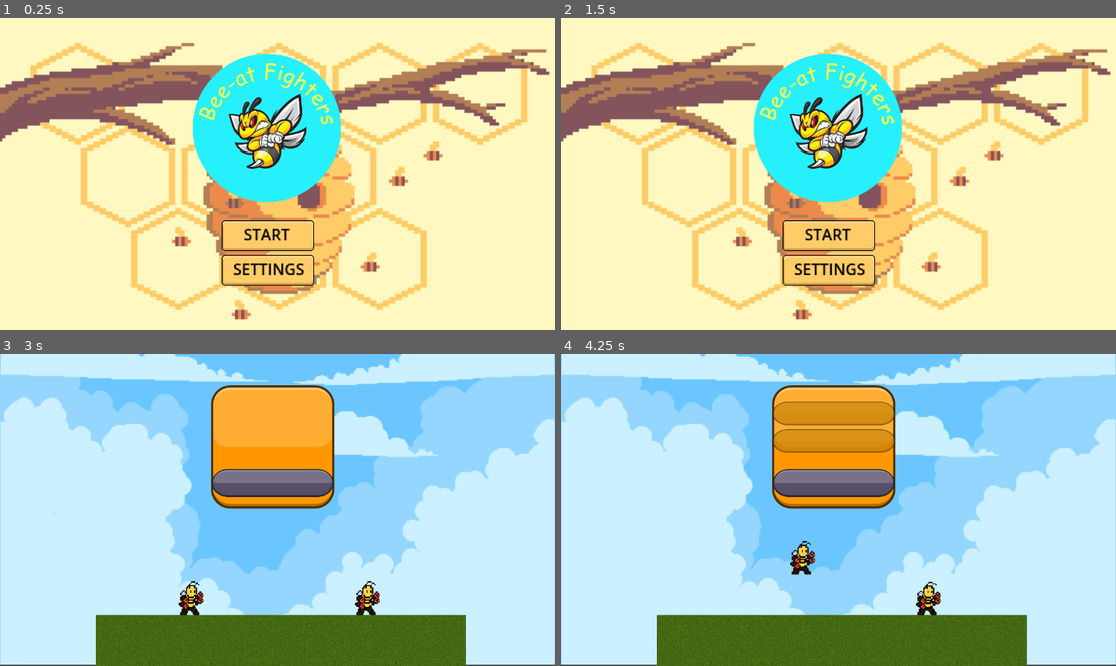
Above: before the commit, frames 1-4 (two rows, left to right).
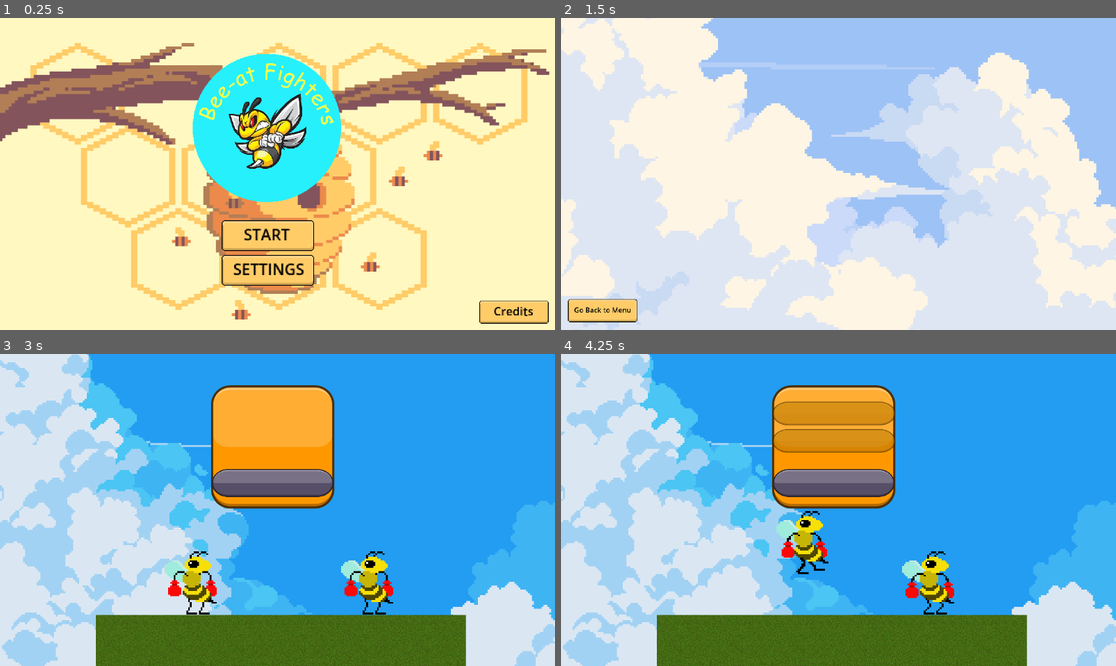
Above: after the commit, the same moments.

Repository: fossesv17/rhythm-fight-game
Game: Godot game, scene res://scenes/start_menu.tscn
Two runs of this game, one before a commit and one after it. Both use one fixed random seed, a clock stepped at 60 frames per second and the inputs below. Sound files missing from this copy of the repository are replaced by a short silence.
Inputs (mouse positions are in pixels of both pictures, inside the frame that each line leads up to):
- Up to frame 1 (0.25 s): no input
- Up to frame 2 (1.5 s): click "SETTINGS" at 0.5 s; click (1077, 311) at 1.25 s, where only the run after the commit has a clickable "Credits"
- Up to frame 3 (3 s): click (38, 647) at 2 s, where only the run after the commit has a clickable "Go Back to Menu"; click "START" at 2.75 s
- Up to frame 4 (4.25 s): hold Right (p1_right) from 3.53 s (still down); tap S (p2_down) at 3.6 s; tap Space (p1_jump) at 3.77 s

The runs differ from the first frame. In frame 1, 2.1% of the frame differs, in the area x 0-99%, y 7-98%; in frame 2, 100%, in the area x 0-100%, y 0-100%; in frame 3, 64%; in frame 4, 63%.

Commit message:
cambio diseño y agrega credito

Diff:
--- a/project.godot
+++ b/project.godot
@@ -12,7 +12,7 @@
 
 config/name="R&F"
 run/main_scene="res://scenes/start_menu.tscn"
-config/features=PackedStringArray("4.1", "GL Compatibility")
+config/features=PackedStringArray("4.2", "GL Compatibility")
 config/icon="res://assets/icon.svg"
 
 [input]
@@ -96,4 +96,5 @@
 
 [rendering]
 
+textures/canvas_textures/default_texture_filter=0
 renderer/rendering_method="gl_compatibility"
--- a/scenes/background.tscn
+++ b/scenes/background.tscn
@@ -1,14 +1,30 @@
-[gd_scene load_steps=3 format=3 uid="uid://dow5n5papbw3f"]
+[gd_scene load_steps=5 format=3 uid="uid://dow5n5papbw3f"]
 
-[ext_resource type="Texture2D" uid="uid://djycned6dqx1" path="res://sprites/enviroment/Background_2.png" id="1_pg88y"]
-[ext_resource type="Texture2D" uid="uid://h76c85jgwyca" path="res://sprites/enviroment/Background_1.png" id="2_oxlc2"]
+[ext_resource type="Texture2D" uid="uid://dqhbmcfmnplc1" path="res://sprites/enviroment/Clouds/Clouds 1/1.png" id="1_qlo32"]
+[ext_resource type="Texture2D" uid="uid://iglpvc5kw8wu" path="res://sprites/enviroment/Clouds/Clouds 1/2.png" id="2_83frk"]
+[ext_resource type="Texture2D" uid="uid://lat20c5cftob" path="res://sprites/enviroment/Clouds/Clouds 1/3.png" id="3_v4080"]
+[ext_resource type="Texture2D" uid="uid://hiirhkbn8cs0" path="res://sprites/enviroment/Clouds/Clouds 1/4.png" id="4_lwnge"]
 
 [node name="Background" type="Node2D"]
+position = Vector2(585, -244)
+scale = Vector2(2, 2)
 
-[node name="Background1" type="Sprite2D" parent="."]
-scale = Vector2(2.32258, 2.37132)
-texture = ExtResource("1_pg88y")
+[node name="1" type="Sprite2D" parent="."]
+position = Vector2(-273.5, 223.5)
+scale = Vector2(2, 2)
+texture = ExtResource("1_qlo32")
 
-[node name="Background2" type="Sprite2D" parent="."]
-scale = Vector2(2.31855, 2.37132)
-texture = ExtResource("2_oxlc2")
+[node name="2" type="Sprite2D" parent="."]
+position = Vector2(-273.5, 223.5)
+scale = Vector2(2, 2)
+texture = ExtResource("2_83frk")
+
+[node name="3" type="Sprite2D" parent="."]
+position = Vector2(-273.5, 223.5)
+scale = Vector2(2, 2)
+texture = ExtResource("3_v4080")
+
+[node name="4" type="Sprite2D" parent="."]
+position = Vector2(-273.5, 223.5)
+scale = Vector2(2, 2)
+texture = ExtResource("4_lwnge")
--- a/scenes/bee.tscn
+++ b/scenes/bee.tscn
@@ -1,11 +1,11 @@
 [gd_scene load_steps=9 format=3 uid="uid://pwoqkhv1hq5i"]
 
 [ext_resource type="Script" path="res://scripts/bee.gd" id="1_rya5u"]
-[ext_resource type="Texture2D" uid="uid://c2c8la8kjl86n" path="res://sprites/bee/bee-walk.png" id="2_h52d4"]
-[ext_resource type="Texture2D" uid="uid://ldu2l1njhyon" path="res://sprites/bee/bee_idle.png" id="3_78fnn"]
+[ext_resource type="Texture2D" uid="uid://8and6w4hkcg2" path="res://sprites/bee/Abeja_idle_1.png" id="2_y3qia"]
+[ext_resource type="Texture2D" uid="uid://difragvuj7jpq" path="res://sprites/bee/Abeja_caminar.png" id="3_6e6qt"]
 
 [sub_resource type="RectangleShape2D" id="RectangleShape2D_gbel3"]
-size = Vector2(40, 63)
+size = Vector2(111, 137.5)
 
 [sub_resource type="Animation" id="Animation_vv0eo"]
 length = 0.45
@@ -13,85 +13,97 @@
 tracks/0/type = "value"
 tracks/0/imported = false
 tracks/0/enabled = true
-tracks/0/path = NodePath("BeeSprite:frame")
+tracks/0/path = NodePath("BeeSprite2:hframes")
 tracks/0/interp = 1
 tracks/0/loop_wrap = true
 tracks/0/keys = {
-"times": PackedFloat32Array(0, 0.03, 0.06, 0.09, 0.12, 0.15, 0.18, 0.21, 0.24, 0.27, 0.3, 0.33, 0.36, 0.39, 0.42),
-"transitions": PackedFloat32Array(1, 1, 1, 1, 1, 1, 1, 1, 1, 1, 1, 1, 1, 1, 1),
-"update": 1,
-"values": [0, 1, 2, 3, 4, 5, 6, 7, 8, 9, 10, 11, 12, 13, 14]
+"times": PackedFloat32Array(0),
+"transitions": PackedFloat32Array(1),
+"update": 1,
+"values": [10]
 }
 tracks/1/type = "value"
 tracks/1/imported = false
 tracks/1/enabled = true
-tracks/1/path = NodePath("BeeSprite:texture")
+tracks/1/path = NodePath("BeeSprite2:vframes")
 tracks/1/interp = 1
 tracks/1/loop_wrap = true
 tracks/1/keys = {
 "times": PackedFloat32Array(0),
 "transitions": PackedFloat32Array(1),
 "update": 1,
-"values": [ExtResource("2_h52d4")]
+"values": [1]
 }
 tracks/2/type = "value"
 tracks/2/imported = false
 tracks/2/enabled = true
-tracks/2/path = NodePath("BeeSprite:hframes")
+tracks/2/path = NodePath("BeeSprite2:texture")
 tracks/2/interp = 1
 tracks/2/loop_wrap = true
 tracks/2/keys = {
 "times": PackedFloat32Array(0),
 "transitions": PackedFloat32Array(1),
 "update": 1,
-"values": [15]
+"values": [ExtResource("2_y3qia")]
 }
 tracks/3/type = "value"
 tracks/3/imported = false
 tracks/3/enabled = true
-tracks/3/path = NodePath("BeeSprite:vframes")
+tracks/3/path = NodePath("BeeSprite2:frame_coords")
 tracks/3/interp = 1
 tracks/3/loop_wrap = true
 tracks/3/keys = {
 "times": PackedFloat32Array(0),
 "transitions": PackedFloat32Array(1),
 "update": 1,
-"values": [1]
+"values": [Vector2i(0, 0)]
+}
+tracks/4/type = "value"
+tracks/4/imported = false
+tracks/4/enabled = true
+tracks/4/path = NodePath("BeeSprite2:frame")
+tracks/4/interp = 1
+tracks/4/loop_wrap = true
+tracks/4/keys = {
+"times": PackedFloat32Array(0),
+"transitions": PackedFloat32Array(1),
+"update": 1,
+"values": [0]
 }
 
 [sub_resource type="Animation" id="Animation_fgwcr"]
 resource_name = "idle"
-length = 0.5
+length = 2.0
 loop_mode = 1
-step = 0.25
+step = 0.2
 tracks/0/type = "value"
 tracks/0/imported = false
 tracks/0/enabled = true
-tracks/0/path = NodePath("BeeSprite:texture")
+tracks/0/path = NodePath("BeeSprite2:texture")
 tracks/0/interp = 1
 tracks/0/loop_wrap = true
 tracks/0/keys = {
 "times": PackedFloat32Array(0),
 "transitions": PackedFloat32Array(1),
 "update": 1,
-"values": [ExtResource("3_78fnn")]
+"values": [ExtResource("2_y3qia")]
 }
 tracks/1/type = "value"
 tracks/1/imported = false
 tracks/1/enabled = true
-tracks/1/path = NodePath("BeeSprite:hframes")
+tracks/1/path = NodePath("BeeSprite2:hframes")
 tracks/1/interp = 1
 tracks/1/loop_wrap = true
 tracks/1/keys = {
 "times": PackedFloat32Array(0),
 "transitions": PackedFloat32Array(1),
 "update": 1,
-"values": [2]
+"values": [10]
 }
 tracks/2/type = "value"
 tracks/2/imported = false
 tracks/2/enabled = true
-tracks/2/path = NodePath("BeeSprite:vframes")
+tracks/2/path = NodePath("BeeSprite2:vframes")
 tracks/2/interp = 1
 tracks/2/loop_wrap = true
 tracks/2/keys = {
@@ -103,67 +115,67 @@
 tracks/3/type = "value"
 tracks/3/imported = false
 tracks/3/enabled = true
-tracks/3/path = NodePath("BeeSprite:frame")
+tracks/3/path = NodePath("BeeSprite2:frame_coords")
 tracks/3/interp = 1
 tracks/3/loop_wrap = true
 tracks/3/keys = {
-"times": PackedFloat32Array(0, 0.25),
-"transitions": PackedFloat32Array(1, 1),
-"update": 1,
-"values": [0, 1]
+"times": PackedFloat32Array(0, 0.2, 0.4, 0.6, 0.8, 1, 1.2, 1.4, 1.6, 1.8),
+"transitions": PackedFloat32Array(1, 1, 1, 1, 1, 1, 1, 1, 1, 1),
+"update": 1,
+"values": [Vector2i(0, 0), Vector2i(1, 0), Vector2i(2, 0), Vector2i(3, 0), Vector2i(4, 0), Vector2i(5, 0), Vector2i(6, 0), Vector2i(7, 0), Vector2i(8, 0), Vector2i(9, 0)]
 }
 
 [sub_resource type="Animation" id="Animation_32j8p"]
 resource_name = "walk"
-length = 0.45
-step = 0.03
+length = 1.2
+step = 0.2
 tracks/0/type = "value"
 tracks/0/imported = false
 tracks/0/enabled = true
-tracks/0/path = NodePath("BeeSprite:frame")
+tracks/0/path = NodePath("BeeSprite2:texture")
 tracks/0/interp = 1
 tracks/0/loop_wrap = true
 tracks/0/keys = {
-"times": PackedFloat32Array(0, 0.03, 0.06, 0.09, 0.12, 0.15, 0.18, 0.21, 0.24, 0.27, 0.3, 0.33, 0.36, 0.39, 0.42),
-"transitions": PackedFloat32Array(1, 1, 1, 1, 1, 1, 1, 1, 1, 1, 1, 1, 1, 1, 1),
-"update": 1,
-"values": [0, 1, 2, 3, 4, 5, 6, 7, 8, 9, 10, 11, 12, 13, 14]
+"times": PackedFloat32Array(0),
+"transitions": PackedFloat32Array(1),
+"update": 1,
+"values": [ExtResource("3_6e6qt")]
 }
 tracks/1/type = "value"
 tracks/1/imported = false
 tracks/1/enabled = true
-tracks/1/path = NodePath("BeeSprite:texture")
+tracks/1/path = NodePath("BeeSprite2:hframes")
 tracks/1/interp = 1
 tracks/1/loop_wrap = true
 tracks/1/keys = {
-"times": PackedFloat32Array(0.45),
-"transitions": PackedFloat32Array(1),
-"update": 1,
-"values": [ExtResource("2_h52d4")]
+"times": PackedFloat32Array(0),
+"transitions": PackedFloat32Array(1),
+"update": 1,
+"values": [6]
 }
 tracks/2/type = "value"
 tracks/2/imported = false
 tracks/2/enabled = true
-tracks/2/path = NodePath("BeeSprite:hframes")
+tracks/2/path = NodePath("BeeSprite2:vframes")
 tracks/2/interp = 1
 tracks/2/loop_wrap = true
 tracks/2/keys = {
-"times": PackedFloat32Array(0.45),
-"transitions": PackedFloat32Array(1),
-"update": 1,
-"values": [15]
+"times": PackedFloat32Array(0),
+"transitions": PackedFloat32Array(1),
+"update": 1,
+"values": [1]
 }
 tracks/3/type = "value"
 tracks/3/imported = false
 tracks/3/enabled = true
-tracks/3/path = NodePath("BeeSprite:vframes")
+tracks/3/path = NodePath("BeeSprite2:frame")
 tracks/3/interp = 1
 tracks/3/loop_wrap = true
 tracks/3/keys = {
-"times": PackedFloat32Array(0.45),
-"transitions": PackedFloat32Array(1),
-"update": 1,
-"values": [1]
+"times": PackedFloat32Array(0, 0.2, 0.4, 0.6, 0.8, 1),
+"transitions": PackedFloat32Array(1, 1, 1, 1, 1, 1),
+"update": 1,
+"values": [0, 1, 2, 3, 4, 5]
 }
 
 [sub_resource type="AnimationLibrary" id="AnimationLibrary_67ul2"]
@@ -176,18 +188,18 @@
 [node name="Bee" type="CharacterBody2D"]
 script = ExtResource("1_rya5u")
 
-[node name="BeeSprite" type="Sprite2D" parent="."]
-position = Vector2(2.38419e-07, -14)
-scale = Vector2(0.147461, 0.147461)
-texture = ExtResource("2_h52d4")
-hframes = 15
+[node name="BeeSprite2" type="Sprite2D" parent="."]
+position = Vector2(1, -45)
+scale = Vector2(0.936091, 0.936091)
+texture = ExtResource("2_y3qia")
+hframes = 10
 
 [node name="CollisionShape2D" type="CollisionShape2D" parent="."]
-position = Vector2(-3, -11)
+position = Vector2(-1, -49)
 shape = SubResource("RectangleShape2D_gbel3")
 
 [node name="AnimationPlayer" type="AnimationPlayer" parent="."]
-autoplay = "idle"
 libraries = {
 "": SubResource("AnimationLibrary_67ul2")
 }
+autoplay = "idle"
--- /dev/null
+++ b/scenes/credits.gd
@@ -0,0 +1,15 @@
+extends Node2D
+
+
+# Called when the node enters the scene tree for the first time.
+func _ready():
+	pass # Replace with function body.
+
+
+# Called every frame. 'delta' is the elapsed time since the previous frame.
+func _process(delta):
+	pass
+
+
+func _on_texture_button_pressed():
+	get_tree().change_scene_to_file("res://scenes/start_menu.tscn")
--- /dev/null
+++ b/scenes/credits.tscn
@@ -0,0 +1,67 @@
+[gd_scene load_steps=9 format=3 uid="uid://cceclu8jsainh"]
+
+[ext_resource type="Script" path="res://scenes/credits.gd" id="1_npdt8"]
+[ext_resource type="Texture2D" uid="uid://ci015fj0wcjur" path="res://sprites/enviroment/Clouds/Clouds 5/1.png" id="1_p25qx"]
+[ext_resource type="Texture2D" uid="uid://cith25cf58o7p" path="res://sprites/enviroment/Clouds/Clouds 5/2.png" id="2_3tguu"]
+[ext_resource type="Texture2D" uid="uid://bt85qp6yoxqkc" path="res://sprites/enviroment/Clouds/Clouds 5/3.png" id="3_p0drx"]
+[ext_resource type="Texture2D" uid="uid://mgw6ovicrhca" path="res://sprites/enviroment/Clouds/Clouds 5/4.png" id="4_3o04m"]
+[ext_resource type="Texture2D" uid="uid://05a28g4kvdlm" path="res://sprites/enviroment/Clouds/Clouds 5/5.png" id="5_50jpt"]
+[ext_resource type="Texture2D" uid="uid://tgvsbhiqr2h0" path="res://sprites/menu assets/start_btn2.png" id="6_gguqb"]
+[ext_resource type="Texture2D" uid="uid://dn08egbo4w2b1" path="res://sprites/menu assets/start_btn3.png" id="7_qxgkr"]
+
+[node name="Credits" type="Node2D"]
+position = Vector2(29, 22)
+script = ExtResource("1_npdt8")
+
+[node name="Background_1" type="Sprite2D" parent="."]
+position = Vector2(257, 140)
+scale = Vector2(5, 5)
+texture = ExtResource("1_p25qx")
+
+[node name="Baxkground_2" type="Sprite2D" parent="."]
+position = Vector2(257, 140)
+scale = Vector2(5, 5)
+texture = ExtResource("2_3tguu")
+
+[node name="Background_3" type="Sprite2D" parent="."]
+position = Vector2(257, 140)
+scale = Vector2(5, 5)
+texture = ExtResource("3_p0drx")
+
+[node name="Background_4" type="Sprite2D" parent="."]
+position = Vector2(257, 140)
+scale = Vector2(5, 5)
+texture = ExtResource("4_3o04m")
+
+[node name="Background_5" type="Sprite2D" parent="."]
+position = Vector2(257, 140)
+scale = Vector2(5, 5)
+texture = ExtResource("5_50jpt")
+
+[node name="MarginContainer" type="MarginContainer" parent="."]
+offset_left = -15.0
+offset_top = 562.0
+offset_right = 81.0
+offset_bottom = 594.0
+scale = Vector2(1.5, 1.5)
+
+[node name="VBoxContainer" type="VBoxContainer" parent="MarginContainer"]
+layout_mode = 2
+
+[node name="TextureButton" type="TextureButton" parent="MarginContainer/VBoxContainer"]
+layout_mode = 2
+texture_normal = ExtResource("6_gguqb")
+texture_pressed = ExtResource("7_qxgkr")
+texture_hover = ExtResource("7_qxgkr")
+
+[node name="Label" type="Label" parent="MarginContainer/VBoxContainer/TextureButton"]
+layout_mode = 0
+offset_left = 8.5
+offset_top = 8.0
+offset_right = 140.5
+offset_bottom = 31.0
+scale = Vector2(0.6, 0.6)
+theme_override_colors/font_color = Color(0, 0, 0, 1)
+text = "Go Back to Menu"
+
+[connection signal="pressed" from="MarginContainer/VBoxContainer/TextureButton" to="." method="_on_texture_button_pressed"]
--- a/scenes/game.tscn
+++ b/scenes/game.tscn
@@ -18,7 +18,7 @@
 script = ExtResource("1_0pp25")
 
 [node name="Background" parent="." instance=ExtResource("1_fndcf")]
-position = Vector2(190, -140)
+position = Vector2(181, -481)
 
 [node name="Floor" parent="." instance=ExtResource("1_qotjj")]
 position = Vector2(5, 143)
--- a/scenes/start_menu.tscn
+++ b/scenes/start_menu.tscn
@@ -34,6 +34,7 @@
 layout_mode = 2
 texture_normal = ExtResource("3_bipga")
 texture_pressed = ExtResource("4_hreqa")
+texture_hover = ExtResource("4_hreqa")
 stretch_mode = 4
 
 [node name="Label" type="Label" parent="StartMenu/VBoxContainer/StartBtn"]
@@ -50,6 +51,7 @@
 layout_mode = 2
 texture_normal = ExtResource("3_bipga")
 texture_pressed = ExtResource("4_hreqa")
+texture_hover = ExtResource("4_hreqa")
 stretch_mode = 4
 
 [node name="Label" type="Label" parent="StartMenu/VBoxContainer/SettingsBtn"]
@@ -66,5 +68,32 @@
 scale = Vector2(0.59875, 0.59875)
 texture = ExtResource("4_iy5ra")
 
+[node name="MarginContainer" type="MarginContainer" parent="."]
+offset_left = 995.0
+offset_top = 587.0
+offset_right = 1091.0
+offset_bottom = 619.0
+scale = Vector2(1.5, 1.5)
+
+[node name="VBoxContainer" type="VBoxContainer" parent="MarginContainer"]
+layout_mode = 2
+
+[node name="Credits Btn" type="TextureButton" parent="MarginContainer/VBoxContainer"]
+layout_mode = 2
+texture_normal = ExtResource("3_bipga")
+texture_pressed = ExtResource("4_hreqa")
+texture_hover = ExtResource("4_hreqa")
+
+[node name="Label" type="Label" parent="MarginContainer/VBoxContainer/Credits Btn"]
+layout_mode = 0
+offset_left = 20.0
+offset_top = 3.0
+offset_right = 79.0
+offset_bottom = 26.0
+theme_override_colors/font_color = Color(0, 0, 0, 1)
+text = "Credits
+"
+
 [connection signal="pressed" from="StartMenu/VBoxContainer/StartBtn" to="." method="_on_start_btn_pressed"]
 [connection signal="pressed" from="StartMenu/VBoxContainer/SettingsBtn" to="." method="_on_settings_btn_pressed"]
+[connection signal="pressed" from="MarginContainer/VBoxContainer/Credits Btn" to="." method="_on_credits_btn_pressed"]
--- a/scripts/bee.gd
+++ b/scripts/bee.gd
@@ -34,11 +34,11 @@
 	var right = Input.is_action_pressed("p1_right")
 	var left = Input.is_action_pressed("p1_left")
 	if right:
-		$BeeSprite.flip_h = false
+		$BeeSprite2.flip_h = false
 		if is_on_floor():
 			animation.play("walk")
 	elif left:
-		$BeeSprite.flip_h = true
+		$BeeSprite2.flip_h = true
 		if is_on_floor():
 			animation.play("walk")
 	else:
--- a/scripts/bee2.gd
+++ b/scripts/bee2.gd
@@ -35,11 +35,11 @@
 	var right = Input.is_action_pressed("p2_right")
 	var left = Input.is_action_pressed("p2_left")
 	if right:
-		$BeeSprite.flip_h = false
+		$BeeSprite2.flip_h = false
 		if is_on_floor():
 			animation.play("walk")
 	elif left:
-		$BeeSprite.flip_h = true
+		$BeeSprite2.flip_h = true
 		if is_on_floor():
 			animation.play("walk")
 	else:
--- a/scripts/start_menu.gd
+++ b/scripts/start_menu.gd
@@ -14,4 +14,7 @@
 	get_tree().change_scene_to_file("res://scenes/game.tscn")
 
 func _on_settings_btn_pressed():
-	print("KIE PERO COMO")
+	print("presionamos settings")
+
+func _on_credits_btn_pressed():
+	get_tree().change_scene_to_file("res://scenes/credits.tscn")
Binary file added: sprites/bee/Abeja_caminar.png
Not shown, added: sprites/bee/Abeja_caminar.png.import
Binary file added: sprites/bee/Abeja_idle_1.png
Not shown, added: sprites/bee/Abeja_idle_1.png.import
Binary file added: sprites/bee/Abeja_saltar.png
Not shown, added: sprites/bee/Abeja_saltar.png.import
Binary file added: sprites/enviroment/Clouds/Clouds 1/1.png
Not shown, added: sprites/enviroment/Clouds/Clouds 1/1.png.import
Binary file added: sprites/enviroment/Clouds/Clouds 1/2.png
Not shown, added: sprites/enviroment/Clouds/Clouds 1/2.png.import
Binary file added: sprites/enviroment/Clouds/Clouds 1/3.png
Not shown, added: sprites/enviroment/Clouds/Clouds 1/3.png.import
(and 68 more such lines)
